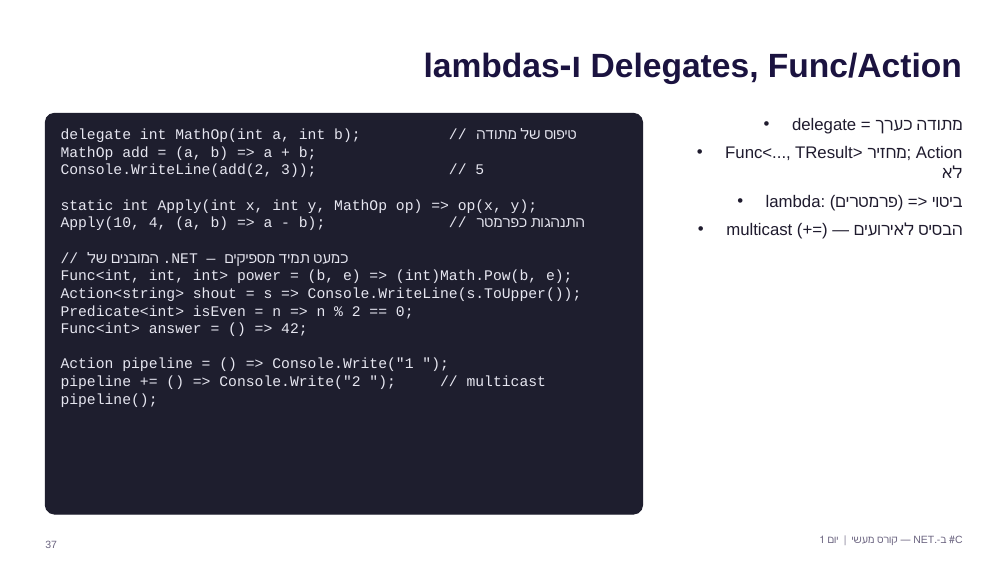
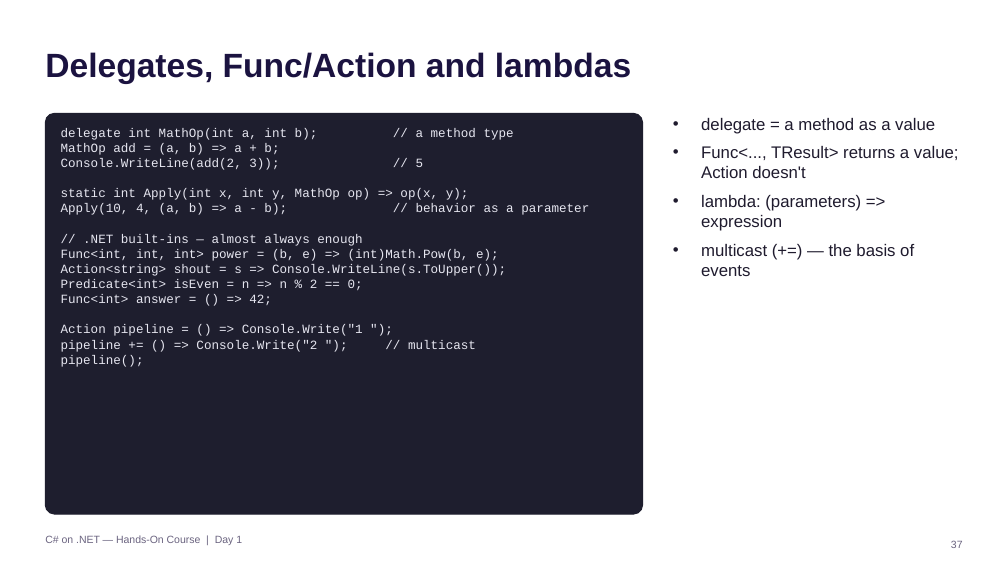
Before and after one commit to Lior1234yaa/csharp-course-day1, a slide deck: slide 37 of Day1-OOP-Collections-Exceptions/Slides/Day1.pptx. Drawn at 1008x567 pixels with LibreOffice and Linux fonts; fonts in the diff are those of the drawing. Boxes give left, top, right and bottom in pixels: in the first picture for what was removed or moved away, otherwise in the second. Text is boxed around its words. In the diff, an @@ line names an element or a change of style, - is before the commit and + after.

```diff
--- a/Day1-OOP-Collections-Exceptions/Slides/Day1.pptx
+++ b/Day1-OOP-Collections-Exceptions/Slides/Day1.pptx
@@ text at <box>45,52,631,84</box>: text changed @@
-Delegates, Func/Action ו-lambdas
+Delegates, Func/Action and lambdas
@@ text at <box>701,118,959,276</box>: text changed @@
-• delegate = מתודה כערך
-• Func<..., TResult> מחזיר; Action לא
-• lambda: (פרמטרים) => ביטוי
-• multicast (+=) — הבסיס לאירועים
+• delegate = a method as a value
+• Func<..., TResult> returns a value; Action doesn't
+• lambda: (parameters) => expression
+• multicast (+=) — the basis of events
@@ text at <box>61,128,318,140</box>: text changed; size 14 to 12 pt @@
-delegate int MathOp(int a, int b); // טיפוס של מתודה
+delegate int MathOp(int a, int b); // a method type
@@ text at <box>61,143,506,367</box>: size 14 to 12 pt in "MathOp add = (a, b) => a ...", "Console.WriteLine(add(2, 3)); // 5", "static int Apply(int x, int y, MathOp ...", "Func<int, int, int> power = (b, e) ..." and 6 more places @@
@@ text at <box>61,204,589,246</box>: text changed; size 14 to 12 pt @@
-Apply(10, 4, (a, b) => a - b); // התנהגות כפרמטר
-// המובנים של .NET — כמעט תמיד מספיקים
+Apply(10, 4, (a, b) => a - b); // behavior as a parameter
+// .NET built-ins — almost always enough
@@ text at <box>45,535,242,545</box>: text changed @@
-C# ב-.NET — קורס מעשי | יום 1
+C# on .NET — Hands-On Course | Day 1
@@ text "37": place and size @@
-text "37" at <box>45,540,57,548</box>
+text "37" at <box>951,540,963,548</box>
@@ text "37" at <box>951,540,963,548</box>: alignment left to right @@
```
Also in this commit, not shown: 33 other slides changed, 21 slides added, 21 slides removed, 37 other files.
